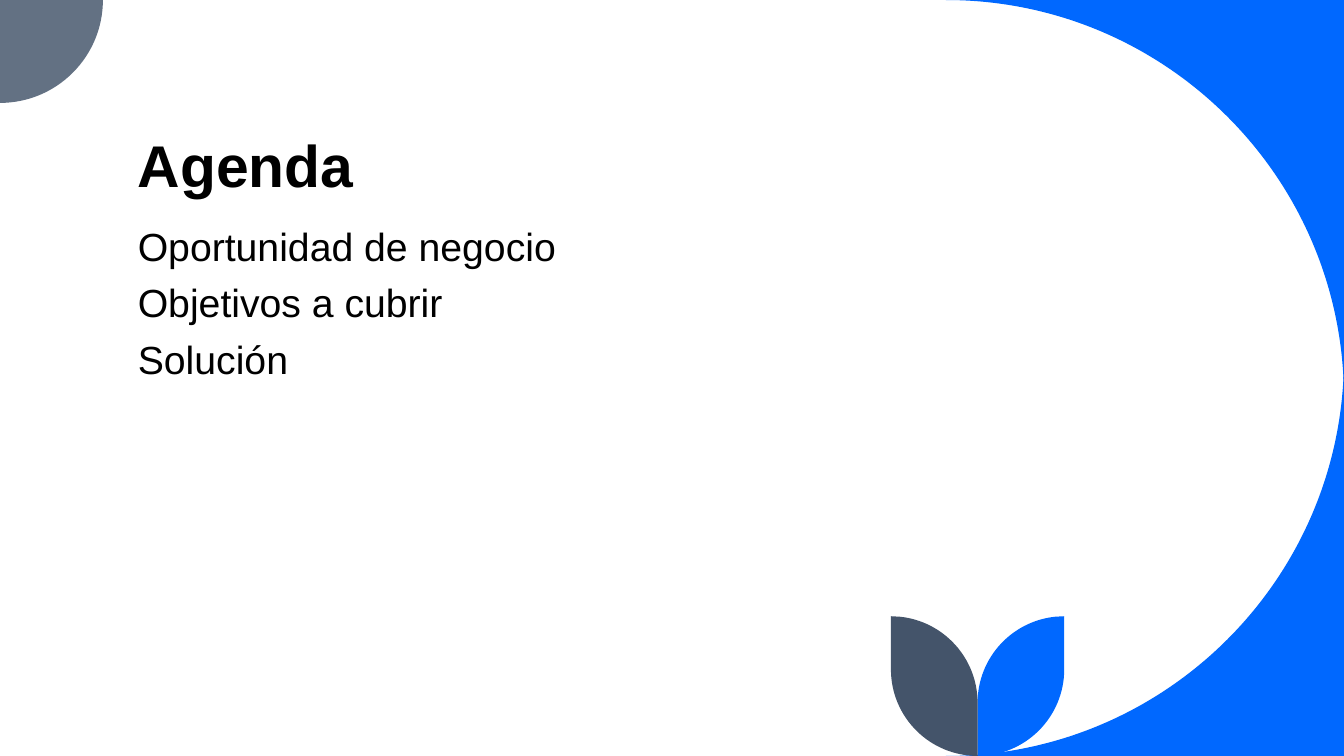
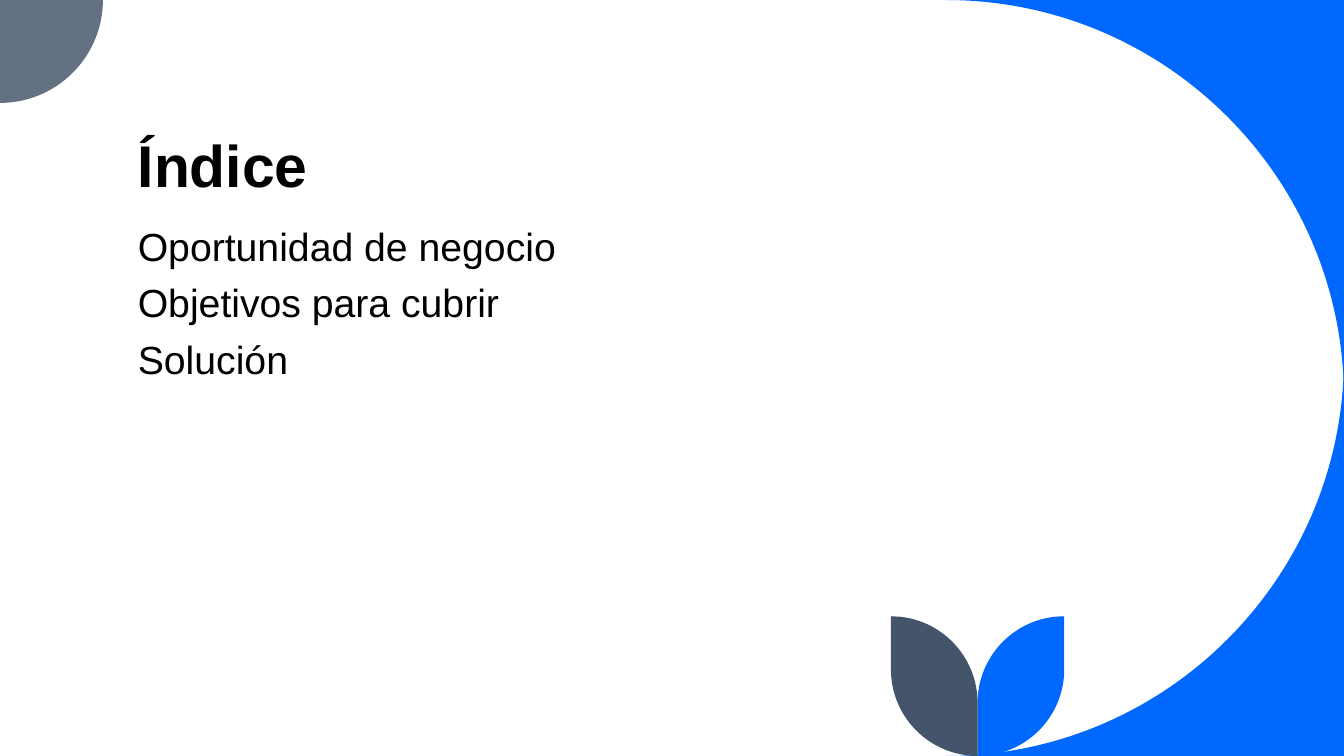
Before and after one commit to sleepyrazor/hotel-booking, a slide deck: slide 2 of Documentación/Book-IT-ing presentacion.pptx. Drawn at 1344x756 pixels with LibreOffice and Linux fonts; fonts in the diff are those of the drawing. Boxes give left, top, right and bottom in pixels: in the first picture for what was removed or moved away, otherwise in the second. Text is boxed around its words. In the diff, an @@ line names an element or a change of style, - is before the commit and + after.

Commit message:
update presentacion

```diff
--- a/Documentación/Book-IT-ing presentacion.pptx
+++ b/Documentación/Book-IT-ing presentacion.pptx
@@ title at (138, 140, 308, 188): text changed @@
-Agenda
+Índice
@@ text at (138, 288, 499, 325): text changed @@
-Objetivos a cubrir
+Objetivos para cubrir
```
Also in this commit, not shown: 7 other slides changed, 3 other files.
